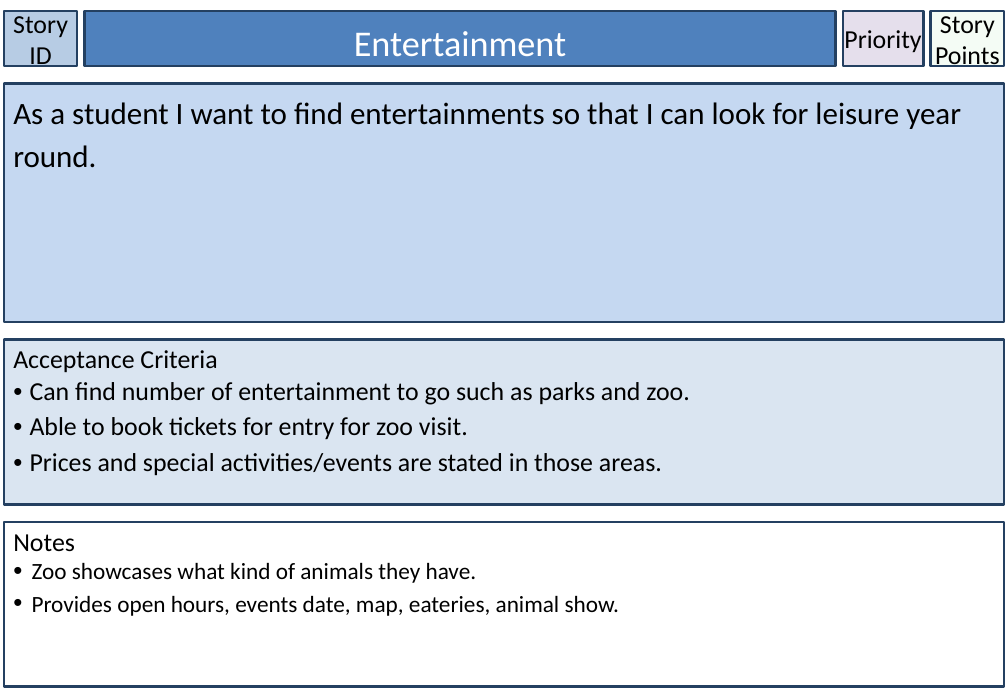
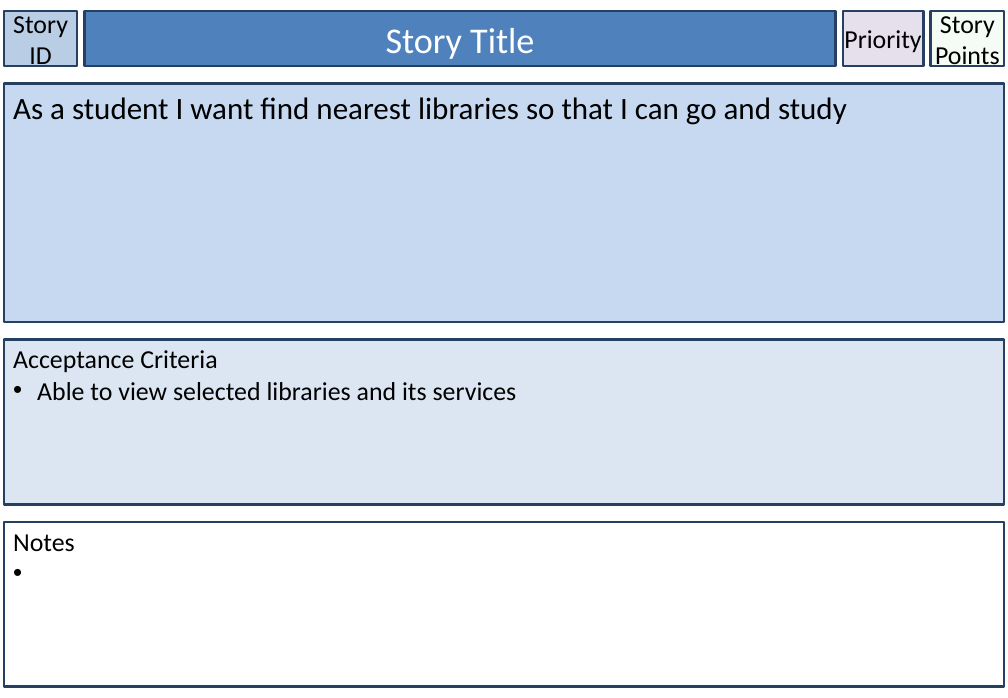
Before and after one commit to lufee84/GROUP-44, a slide deck: slide 43 of Adrian - STORY CARD.pptx (slide 41 before the commit). Drawn at 1008x698 pixels with LibreOffice and Linux fonts; fonts in the diff are those of the drawing. Boxes give left, top, right and bottom in pixels: in the first picture for what was removed or moved away, otherwise in the second. Text is boxed around its words. In the diff, an @@ line names an element or a change of style, - is before the commit and + after.

```diff
--- a/Adrian - STORY CARD.pptx
+++ b/Adrian - STORY CARD.pptx
@@ rectangle "Story Title" at [85,11,836,66]: outline #244061 2 pt to #254061 2 pt @@
@@ text in rectangle at [386,28,534,59]: text changed @@
-Entertainment
+Story Title
@@ rectangle "As a student I want ..." at [4,84,1004,322]: fill #C5D8F1 to #C6D9F1; outline #244061 2 pt to #254061 2 pt @@
@@ text in rectangle at [13,97,847,125]: text changed @@
-As a student I want to find entertainments so that I can look for leisure year round.
+As a student I want find nearest libraries so that I can go and study
@@ rectangle "Acceptance Criteria" at [4,340,1004,504]: fill #DAE5F1 to #DCE6F2; outline #244061 2 pt to #254061 2 pt @@
@@ text in rectangle at [37,382,517,400]: text changed @@
-• Can find number of entertainment to go such as parks and zoo.
-• Able to book tickets for entry for zoo visit.
-• Prices and special activities/events are stated in those areas.
+• Able to view selected libraries and its services
@@ rectangle "Notes" at [4,522,1004,687]: outline #244061 2 pt to #254061 2 pt @@
@@ text in rectangle at [32,563,619,616]: paragraphs removed @@
-• Zoo showcases what kind of animals they have.
-• Provides open hours, events date, map, eateries, animal show.
```
Also in this commit, not shown: 57 other slides changed, 9 slides added, 4 slides removed, 5 other files.
